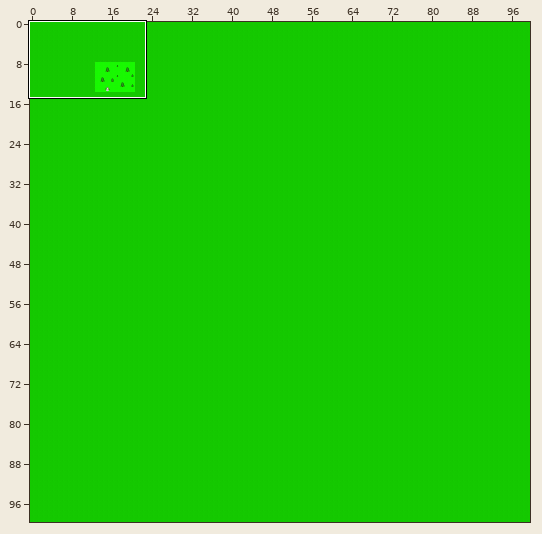
Level history. Tiled map: core/assets/ld34/maps/ld34.tmx. Above, an overview of the earlier version with the close-up marked.
Close-up. As it was:
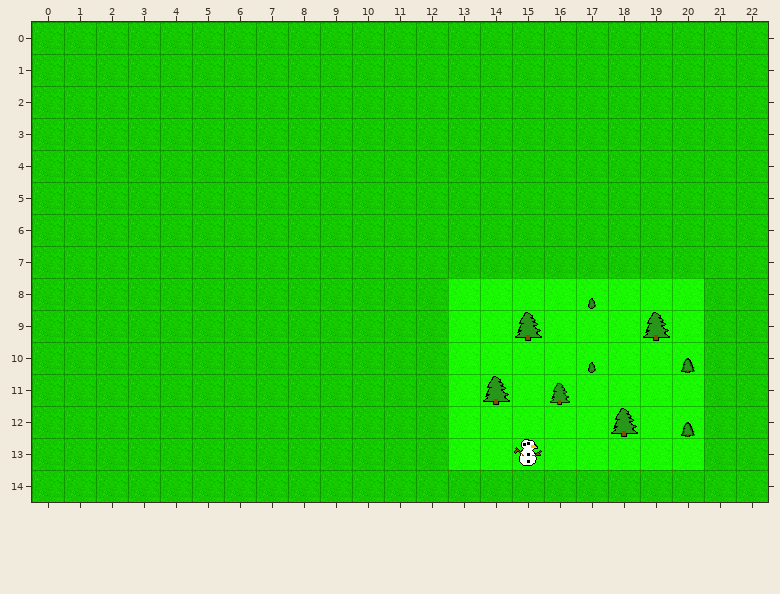
Cells are 32x32 px. Shown: x 0..22, y 0..14. The commit also changed other parts of the map, which this record leaves out.
New version:
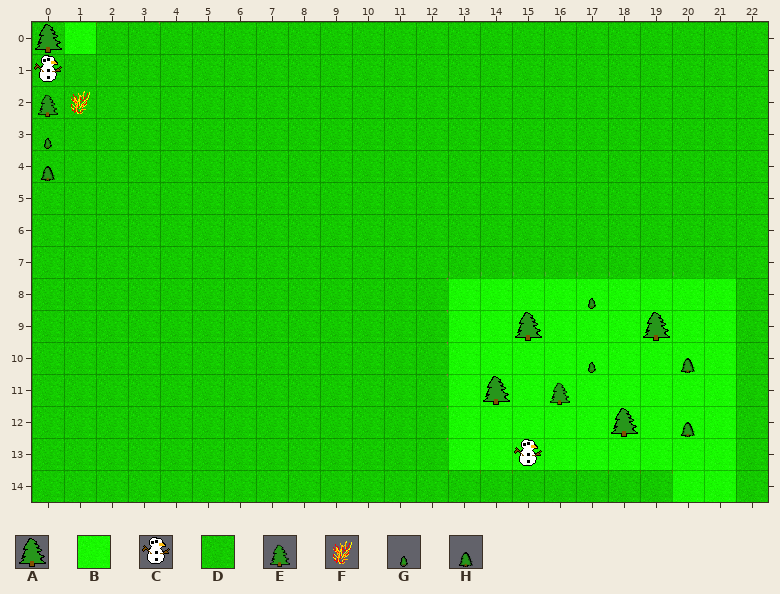
Key: from "ld34": A 0, B 1, C 32, D 33, E 64, F 65, G 96, H 128.
_ is an empty cell.
Tiles of an added or newly shown layer are drawn over the layers below it.
From old to new:
Layer "background":
y 8..13: x 21 D -> B
y 14: x 20..21 DD -> BB
Layer "no-populate" (now shown):
y 0: x 0..1 __ -> AB
y 1: x 0 _ -> C
y 2: x 0..1 __ -> EF
y 3: x 0 _ -> G
y 4: x 0 _ -> H
Changed places in both close-ups, as pixel boxes (x1, y1, x2, y2):
added: (32, 22, 96, 181)
changed: (672, 278, 736, 502)
